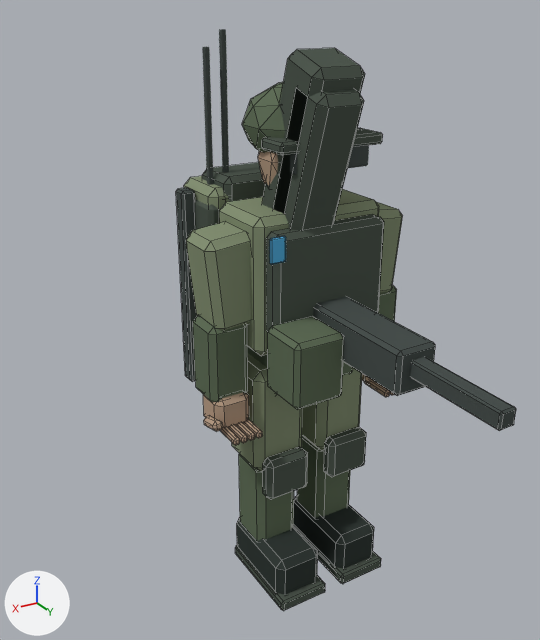
The Blender file assets/blender/soldier.blend, before and after one commit.
One viewpoint serves both versions: a camera (50 mm lens) standing at (1.32, 2.0, 2.03) and looking at (0.18, 0.11, 1.09). Arrows for +X, +Y and +Z are at lower left; the lights stay in place. The first picture is the older version. Mesh edges are drawn as thin lines on the coarser meshes.

In view in the first picture: 'GC_Soldier_Body', 'Gear_AA_TEAM', 'Gear_AT', 'Gear_COMMAND', 'Gear_ENGINEER', 'Gear_LOGISTICS', 'Gear_MG', 'Gear_MORTAR', 'Gear_SCOUT' and 1 more.
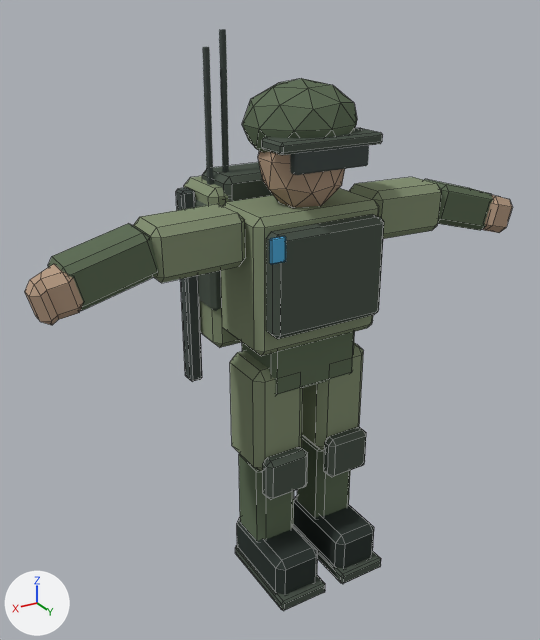
What the commit changed:
me_cube is used by ob_gc_soldier_body; location (0.0, 0.0, 0.91).
me_cube had 876 vertices, 1018 faces and spanned x -0.4..0.4, y -0.19..0.27, z -0.89..0.9.
me_cube now has 644 vertices, 766 faces and spans x -0.91..0.91, y -0.19..0.27, z -0.89..0.9.
me_cube part 1: the loose piece of 24 vertices spanning x 0.19..0.38, y -0.09..0.09, z 0.15..0.47 is turned -94.5 degrees about the y axis through its middle, then moved by (0.11, 0.0, 0.13).
me_cube part 2: the loose piece of 24 vertices spanning x 0.24..0.38, y -0.07..0.09, z -0.1..0.18 is turned -75 degrees about the y axis through its middle, then moved by (0.36, 0.0, 0.38).
me_cube part 3: the loose piece of 24 vertices spanning x -0.38..-0.19, y -0.09..0.09, z 0.15..0.47 is turned 94.5 degrees about the y axis through its middle, then moved by (-0.11, 0.0, 0.13).
me_cube part 4: the loose piece of 24 vertices spanning x -0.38..-0.24, y -0.07..0.09, z -0.1..0.18 is turned 75 degrees about the y axis through its middle, then moved by (-0.36, 0.0, 0.38).
me_cube part 5: a new loose piece of 32 vertices spanning x 0.76..0.91, y -0.03..0.1, z 0.3..0.45, in mat_skin (beige #b89e86).
me_cube part 6: a new loose piece of 24 vertices spanning x -0.91..-0.76, y -0.03..0.1, z 0.3..0.45, in mat_skin (beige #b89e86).
me_cube part 7: 12 loose pieces with 288 vertices, spanning x -0.4..0.4, y -0.02..0.19, z -0.2..-0.07, are deleted.
Object 'Gear_MG' (ob_gear_mg) now shows nothing instead of me_cube_036.
Object 'Gear_MG' (ob_gear_mg) moves from (0.0, 0.32, 1.08) to (0.0, 0.0, 0.0).
Object 'Gear_AT' (ob_gear_at) turns from (72, 0, 0) to (0, 0, 0) degrees about x, y and z.
Object 'Gear_AT' (ob_gear_at) now shows nothing instead of me_cube_039.
Object 'Gear_AT' (ob_gear_at) moves from (0.05, 0.08, 1.36) to (0.0, 0.0, 0.0).
Object 'Gear_AA_TEAM' (ob_gear_aa_team) turns from (72, 0, 0) to (0, 0, 0) degrees about x, y and z.
Object 'Gear_AA_TEAM' (ob_gear_aa_team) now shows nothing instead of me_cube_051.
Object 'Gear_AA_TEAM' (ob_gear_aa_team) moves from (0.04, 0.02, 1.36) to (0.0, 0.0, 0.0).

Pixel boxes [x1, y1, x2, y2] of what changed, in the pictures (540 x 640 px; the box of a moved part takes in the faces that stretch with it):
'GC_Soldier_Body', reshaped (124% wider)
    before: [186, 82, 403, 611]
    after: [25, 78, 513, 611]
'Gear_MG', no longer drawn
    before: [268, 296, 516, 431]
    faces in mat_weapon_steel (dark grey #4b5250): [313, 296, 516, 431]
    faces in mat_cloth_shadow_green (greyish green #616f59): [268, 316, 344, 410]
'Gear_AT', no longer drawn
    before: [274, 88, 364, 231]
'Gear_AA_TEAM', no longer drawn
    before: [262, 48, 365, 214]
part 1 of me_cube, moved or reshaped
    before: [186, 222, 251, 331]
    after: [133, 204, 246, 283]
part 2 of me_cube, moved or reshaped
    before: [193, 315, 248, 402]
    after: [48, 224, 159, 311]
part 3 of me_cube, moved or reshaped
    before: [375, 201, 403, 293]
    after: [349, 177, 441, 239]
part 4 of me_cube, moved or reshaped
    before: [377, 285, 397, 322]
    after: [424, 179, 493, 230]
part 5 of me_cube, added (beige)
    after: [25, 264, 83, 325]
part 6 of me_cube, added (beige)
    after: [482, 195, 513, 233]
part 7 of me_cube, deleted (beige)
    before: [203, 374, 394, 445]
'Gear_PILOT', unchanged, uncovered by the edit
    both: [290, 144, 369, 175]
